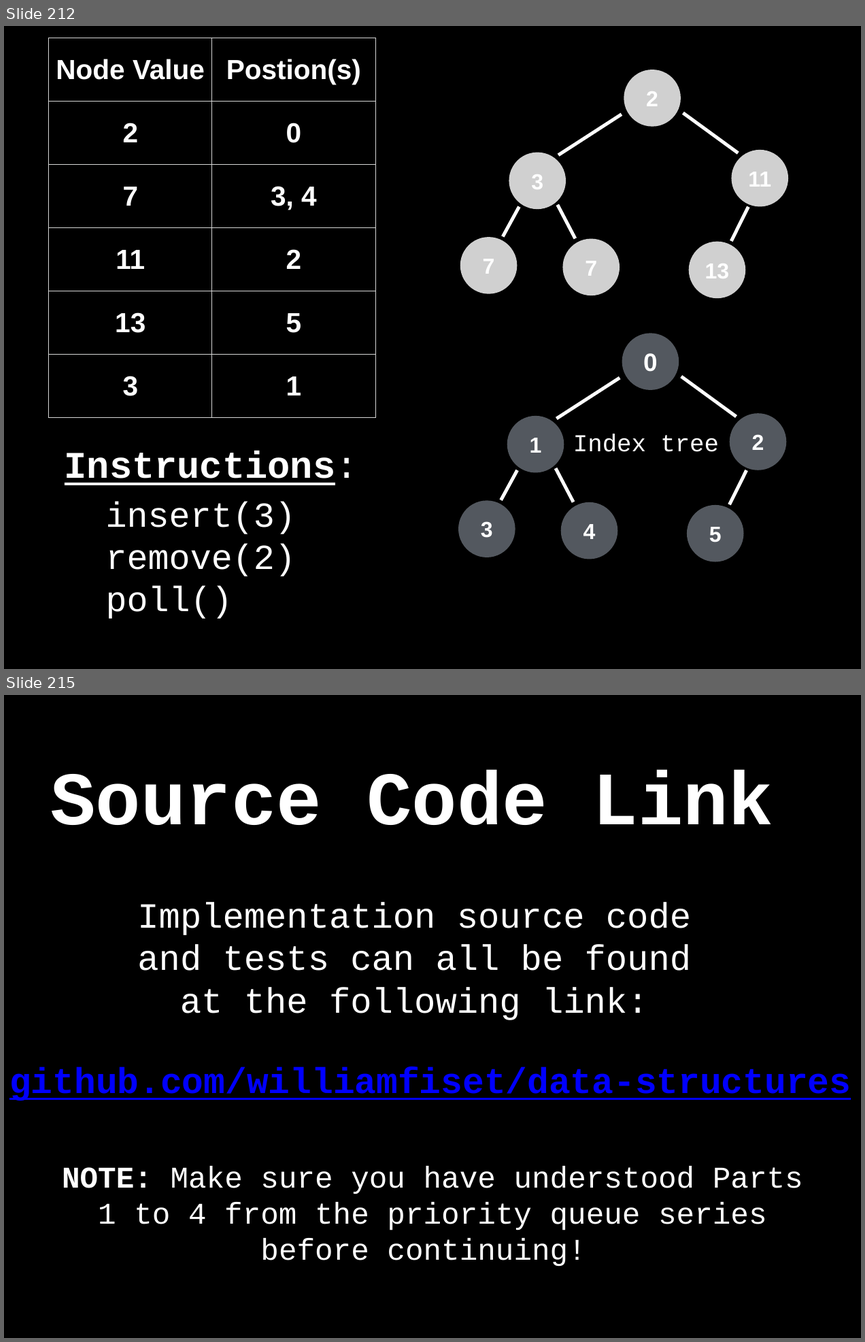
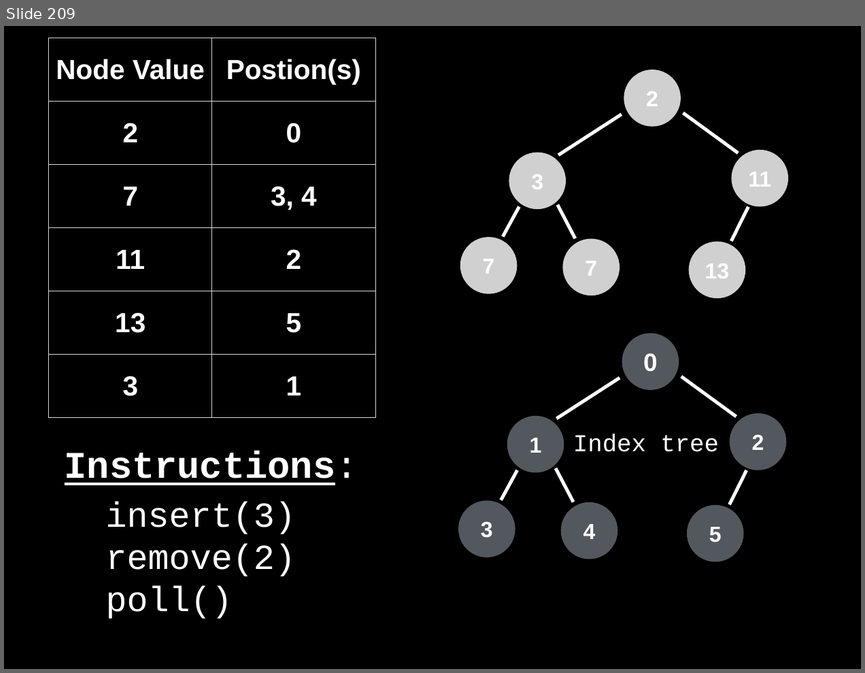
Before and after one commit to williamfiset/DEPRECATED-data-structures, a slide deck: PriorityQueue/presentation/PriorityQueue.pptx. Shown one above the other, each under a label of ours: slides 212 and 215 before the commit, slide 209 after it; the slides between them are not shown. The pictures are 865x1342 and 865x673 pixels, drawn with LibreOffice and Linux fonts; fonts in the diff are those of the drawing; grey boxes stand for pictures. Boxes give left, top, right and bottom in pixels: in the first picture for what was removed or moved away, otherwise in the second. Text is boxed around its words. In the diff, an @@ line names an element or a change of style, - is before the commit and + after.

```diff
--- a/PriorityQueue/presentation/PriorityQueue.pptx
+++ b/PriorityQueue/presentation/PriorityQueue.pptx
@@ slide 215 removed at <box>4,695,861,1338</box>, background #000000 @@
@@ title removed at <box>50,770,774,825</box> @@
-Source Code Link
@@ text removed at <box>137,902,691,1020</box> @@
-Implementation source code and tests can all be found at the following link:
@@ text removed at <box>9,1067,851,1101</box> @@
-github.com/williamfiset/data-structures
@@ text removed at <box>62,1166,803,1266</box> @@
-NOTE: Make sure you have understood Parts 1 to 4 from the priority queue series before continuing!
@@ what was slide 212 is now slide 209 @@
```
Also in this commit, not shown: 4 slides changed, 1 slide added, 6 other slides removed, 2 other files.
